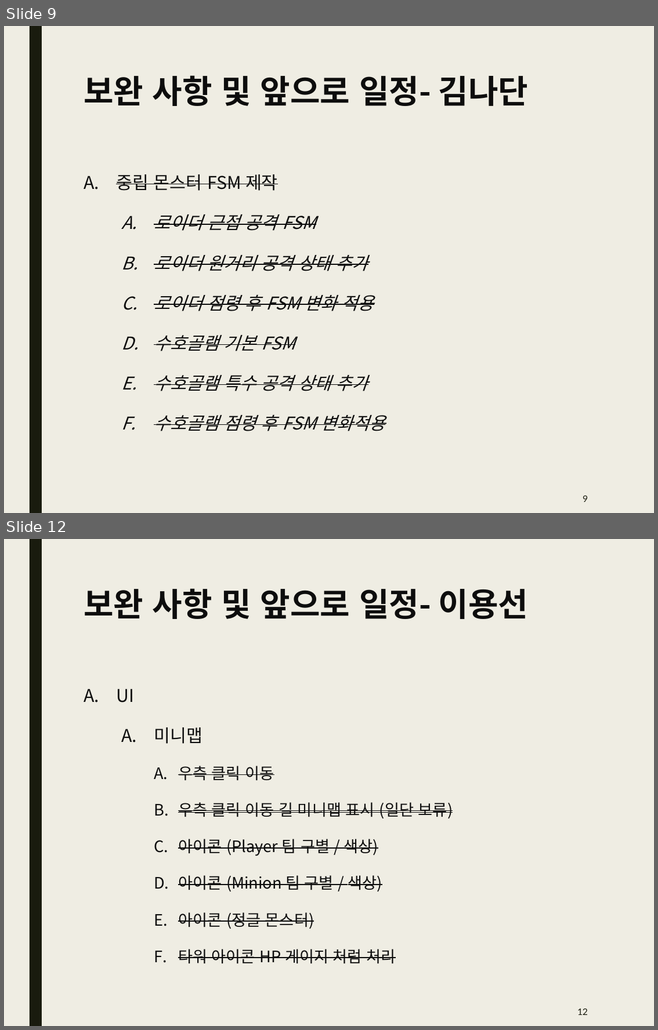
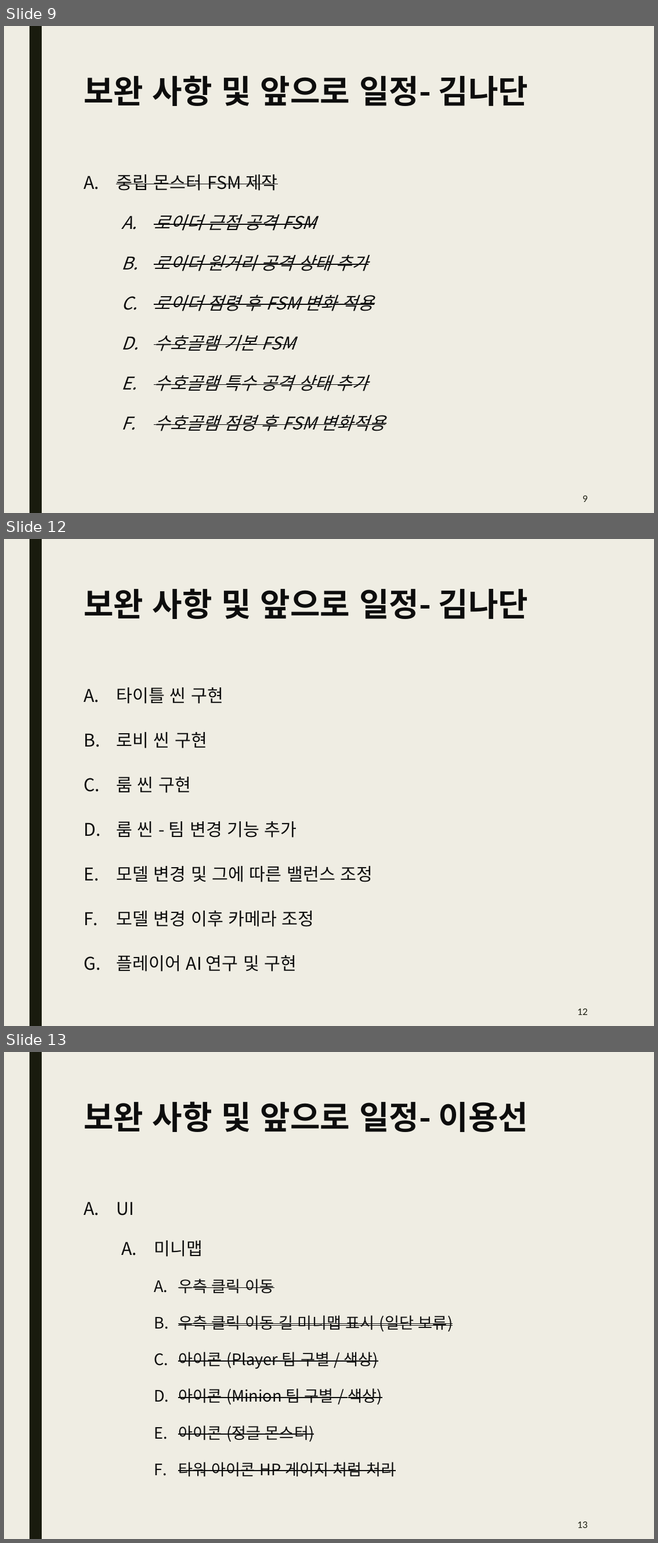
Before and after one commit to Kim2Kang/Documents, a slide deck: 진행사항.pptx. Shown one above the other, each under a label of ours: slides 9 and 12 before the commit, slides 9, 12 and 13 after it; the slides between them are not shown. The pictures are 658x1030 and 658x1543 pixels, drawn with LibreOffice and Linux fonts; fonts in the diff are those of the drawing. Boxes give left, top, right and bottom in pixels: in the first picture for what was removed or moved away, otherwise in the second. Text is boxed around its words. In the diff, an @@ line names an element or a change of style, - is before the commit and + after.

Commit message:
보고서 업데이트 다음 주차 보고서 양식 추가 진행 사항 추가 및 업데이트

```diff
--- a/진행사항.pptx
+++ b/진행사항.pptx
@@ slide 12 added at [4, 539, 654, 1026], background #EFEDE3; not listed: 1 template element that a slide beside it also shows @@
@@ title added at [83, 588, 528, 619], 36 pt, text #0D0D0D, bold @@
+보완 사항 및 앞으로 일정- 김나단
@@ text added at [116, 687, 373, 972], 19.5 pt, text #0D0D0D @@
+A. 타이틀 씬 구현
+B. 로비 씬 구현
+C. 룸 씬 구현
+D. 룸 씬 - 팀 변경 기능 추가
+E. 모델 변경 및 그에 따른 밸런스 조정
+F. 모델 변경 이후 카메라 조정
+G. 플레이어 AI 연구 및 구현
@@ page number added at [577, 1008, 587, 1015], 10 pt, text #191B0E @@
+12
@@ what was slide 12 is now slide 13 @@
@@ page number at [577, 1521, 587, 1528]: text changed @@
-12
+13
```
Also in this commit, not shown: 2 slides changed, 2 other files.
